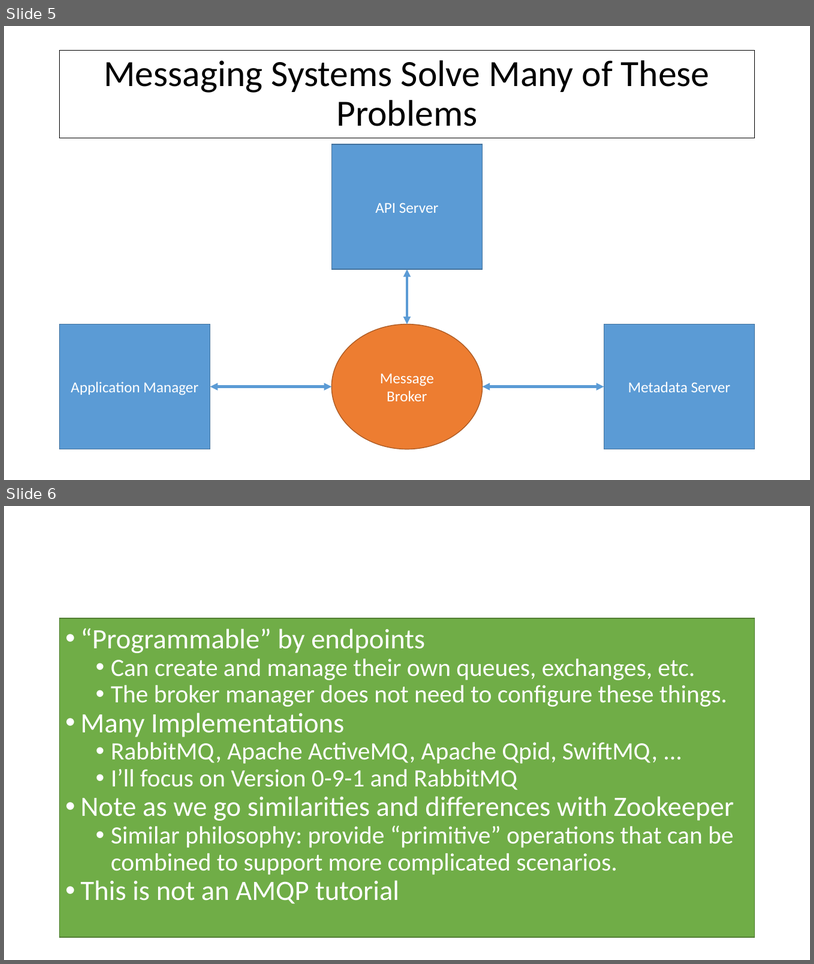
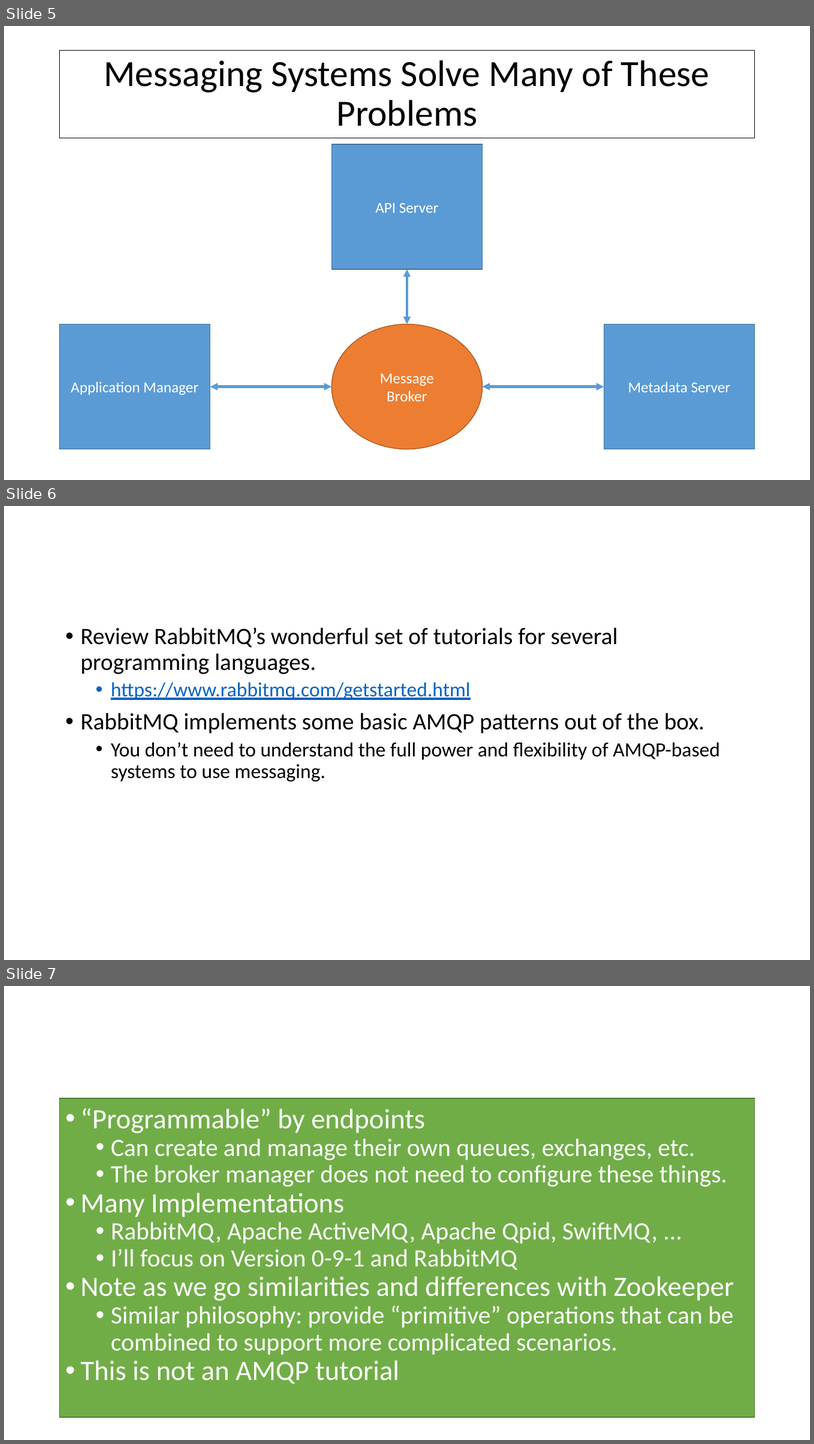
Before and after one commit to airavata-courses/airavata-courses.github.io, a slide deck: slides/CS649-Fall2017-MessagingAndMicroservices.pptx. Shown one above the other, each under a label of ours: slides 5 and 6 before the commit, slides 5, 6 and 7 after it. The pictures are 814x964 and 814x1444 pixels, drawn with LibreOffice and Linux fonts; fonts in the diff are those of the drawing. Boxes give left, top, right and bottom in pixels: in the first picture for what was removed or moved away, otherwise in the second. Text is boxed around its words. In the diff, an @@ line names an element or a change of style, - is before the commit and + after.

```diff
--- a/slides/CS649-Fall2017-MessagingAndMicroservices.pptx
+++ b/slides/CS649-Fall2017-MessagingAndMicroservices.pptx
@@ slide 6 added at (4, 506, 810, 960), background #FFFFFF @@
@@ title added at (60, 530, 755, 618), fill #4472C4, outline #325491 1 pt @@
@@ text added at (60, 618, 755, 906), fill #FFFFFF, outline #000000 1 pt, 24 pt, text #000000 @@
+• Review RabbitMQ’s wonderful set of tutorials for several programming languages.
+  • https://www.rabbitmq.com/getstarted.html
+• RabbitMQ implements some basic AMQP patterns out of the box.
+  • You don’t need to understand the full power and flexibility of AMQP-based systems to use messaging.
@@ what was slide 6 is now slide 7 @@
```
Also in this commit, not shown: 1 slide changed, 1 other file.
